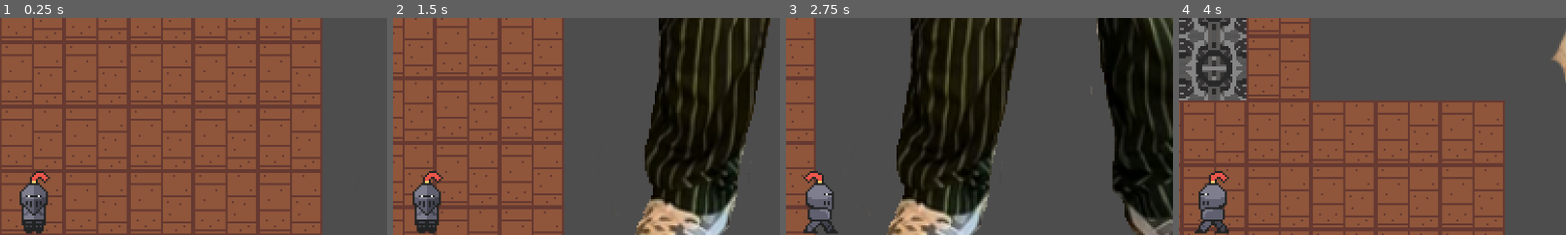
Above: before the commit, frames 1-4 (left to right).
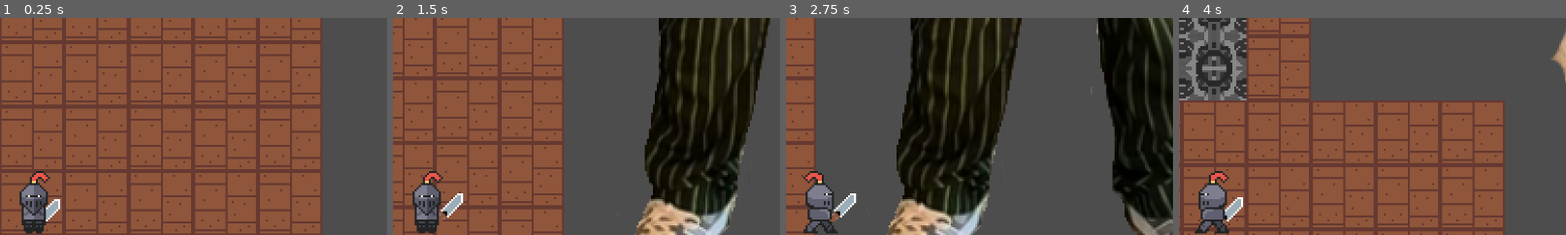
Above: after the commit, the same moments.

Repository: joshwilson1212/Game-Project-2025
Game: Godot game, scene res://Scene/Game.tscn
The game is run twice, just before and just after one commit, with the same random seed, the same clock (stepped at 60 frames per second) and the same inputs.
Inputs (mouse positions are % of the whole screen's width and height, from its top left):
- Up to frame 1 (0.25 s): no input
- Up to frame 2 (1.5 s): tap Enter at 0.5 s; move the mouse to (72, 45) at 0.52 s; hold D (move_right) 0.53-1.28 s; click (72, 45) at 0.6 s; move the mouse to (30, 55) at 1.27 s; hold S (move_down) from 1.28 s (still down); tap Space (dash) at 1.35 s
- Up to frame 3 (2.75 s): click (30, 55) at 1.55 s; move the mouse to (60, 28) at 2.02 s; release S (move_down) at 2.03 s; hold D (move_right) from 2.03 s (still down); click (60, 28) at 2.1 s
- Up to frame 4 (4 s): move the mouse to (45, 70) at 2.77 s; release D (move_right) at 2.78 s; hold W (move_up) 2.78-3.53 s; click (45, 70) at 2.85 s; move the mouse to (80, 65) at 3.52 s; hold A (move_left) from 3.53 s (still down); tap Space (dash) at 3.6 s; click (80, 65) at 3.8 s
The pictures show only the part of the screen within x 50-100%, y 0-50%; the shares and areas given below are measured in that part.

The runs differ from the first frame. In frame 1, 0.2% of the frame differs, in the area x 11-16%, y 83-94%; in frame 2, 0.4%; in frame 3, 0.4%, in the area x 11-19%, y 80-94%; in frame 4, 0.3%.

Commit message:
Added Sword
placeholder animation and attack code

Diff:
--- a/project-gamma/Scene/Player.tscn
+++ b/project-gamma/Scene/Player.tscn
@@ -1,7 +1,12 @@
-[gd_scene load_steps=19 format=3 uid="uid://dts6pa2db4qwv"]
+[gd_scene load_steps=22 format=3 uid="uid://dts6pa2db4qwv"]
 
 [ext_resource type="Script" uid="uid://do070i1x8x50q" path="res://Scripts/Player.gd" id="1_yx0hs"]
 [ext_resource type="Texture2D" uid="uid://dupdjxmjjbm6l" path="res://Assets/New_Piskel_25_15.png" id="2_3eeal"]
+[ext_resource type="Texture2D" uid="uid://c51cjp81g5352" path="res://Assets/Sprite-0003.png" id="2_jvxg0"]
+[ext_resource type="PackedScene" uid="uid://cacwu24giyva1" path="res://animation_player.tscn" id="3_mud5u"]
+
+[sub_resource type="RectangleShape2D" id="RectangleShape2D_jvxg0"]
+size = Vector2(25, 15)
 
 [sub_resource type="AtlasTexture" id="AtlasTexture_jvxg0"]
 atlas = ExtResource("2_3eeal")
@@ -159,9 +164,24 @@
 [node name="CharacterBody2D" type="CharacterBody2D"]
 script = ExtResource("1_yx0hs")
 
+[node name="Sprites" type="Node2D" parent="."]
+
+[node name="Sword" type="Sprite2D" parent="Sprites"]
+position = Vector2(10, 2)
+texture = ExtResource("2_jvxg0")
+
+[node name="sword hit" type="Area2D" parent="Sprites/Sword"]
+scale = Vector2(-1, -1)
+
+[node name="CollisionShape2D" type="CollisionShape2D" parent="Sprites/Sword/sword hit"]
+position = Vector2(-5, 1)
+shape = SubResource("RectangleShape2D_jvxg0")
+
+[node name="AnimationPlayer" parent="Sprites/Sword" instance=ExtResource("3_mud5u")]
+
 [node name="AnimatedSprite2D" type="AnimatedSprite2D" parent="."]
 sprite_frames = SubResource("SpriteFrames_q3xbo")
-animation = &"Walking up"
+animation = &"Right Idel"
 
 [node name="CollisionShape2D" type="CollisionShape2D" parent="."]
 position = Vector2(0, 2.5)
@@ -173,4 +193,5 @@
 
 [node name="Timer" type="Timer" parent="dashtimer"]
 
+[connection signal="area_entered" from="Sprites/Sword/sword hit" to="." method="_on_sword_hit_area_entered"]
 [connection signal="timeout" from="dashtimer" to="." method="_on_dashtimer_timeout"]
--- a/project-gamma/Scripts/Player.gd
+++ b/project-gamma/Scripts/Player.gd
@@ -4,15 +4,21 @@
 var SPEED = 100
 const JUMP_VELOCITY = -150
 var is_ready: bool = true
+@export var attacking = false;
+@onready var animated_sprite: AnimatedSprite2D = $AnimatedSprite2D
+@onready var animation = $Sprites/Sword/AnimationPlayer
+var idle_direction = "Down Idel"
 
-@onready var animated_sprite: AnimatedSprite2D = $AnimatedSprite2D
-
-var idle_direction = "Down Idel"
+#for sword
+func _process(delta):
+	if Input.is_action_just_pressed("Attack"):
+		attack()
 
 func _physics_process(delta: float) -> void:
 
 
 	var direction = Input.get_vector("move_left", "move_right", "move_up", "move_down",)
+
 	# Dash Code. Space key is the button for this
 	if Input.is_action_just_pressed("dash") and is_ready:
 		is_ready = false
@@ -47,3 +53,14 @@
 func _on_dashtimer_timeout():
 	is_ready = true
 	SPEED = 100
+
+#Sword Code
+func attack():
+	attacking = true
+	animation.play("Attack")
+
+
+func _on_sword_hit_area_entered(area):
+	if area.is_in_group("hurtbox"):
+		area.take_damage()
+# end of sword code
--- /dev/null
+++ b/project-gamma/animation_player.tscn
@@ -0,0 +1,48 @@
+[gd_scene load_steps=7 format=3 uid="uid://cacwu24giyva1"]
+
+[ext_resource type="Texture2D" uid="uid://bb26ibpj8muty" path="res://Assets/Sprite-0005.png" id="1_w4v6v"]
+[ext_resource type="Texture2D" uid="uid://c51cjp81g5352" path="res://Assets/Sprite-0003.png" id="2_1uthr"]
+[ext_resource type="Texture2D" uid="uid://dfrxx6bkq7deo" path="res://Assets/Sprite-0004.png" id="3_khti1"]
+
+[sub_resource type="Animation" id="Animation_3pik8"]
+resource_name = "Attack"
+length = 0.2
+tracks/0/type = "value"
+tracks/0/imported = false
+tracks/0/enabled = true
+tracks/0/path = NodePath("Sprites/Sword:texture")
+tracks/0/interp = 1
+tracks/0/loop_wrap = true
+tracks/0/keys = {
+"times": PackedFloat32Array(0, 0.0333333, 0.133333, 0.2),
+"transitions": PackedFloat32Array(1, 1, 1, 1),
+"update": 1,
+"values": [ExtResource("1_w4v6v"), ExtResource("2_1uthr"), ExtResource("3_khti1"), ExtResource("1_w4v6v")]
+}
+
+[sub_resource type="Animation" id="Animation_adgam"]
+length = 0.001
+tracks/0/type = "value"
+tracks/0/imported = false
+tracks/0/enabled = true
+tracks/0/path = NodePath("Sprites/Sword:texture")
+tracks/0/interp = 1
+tracks/0/loop_wrap = true
+tracks/0/keys = {
+"times": PackedFloat32Array(0),
+"transitions": PackedFloat32Array(1),
+"update": 1,
+"values": [ExtResource("2_1uthr")]
+}
+
+[sub_resource type="AnimationLibrary" id="AnimationLibrary_g1hv4"]
+_data = {
+&"Attack": SubResource("Animation_3pik8"),
+&"RESET": SubResource("Animation_adgam")
+}
+
+[node name="AnimationPlayer" type="AnimationPlayer"]
+root_node = NodePath("../../..")
+libraries = {
+&"": SubResource("AnimationLibrary_g1hv4")
+}
--- /dev/null
+++ b/project-gamma/default_bus_layout.tres
@@ -0,0 +1,14 @@
+[gd_resource type="AudioBusLayout" load_steps=2 format=3 uid="uid://bcm3ldypcmpaj"]
+
+[sub_resource type="AudioEffectRecord" id="AudioEffectRecord_j3pel"]
+resource_name = "Record"
+
+[resource]
+bus/1/name = &"New Bus"
+bus/1/solo = false
+bus/1/mute = false
+bus/1/bypass_fx = false
+bus/1/volume_db = 0.0
+bus/1/send = &"Master"
+bus/1/effect/0/effect = SubResource("AudioEffectRecord_j3pel")
+bus/1/effect/0/enabled = true
--- a/project-gamma/project.godot
+++ b/project-gamma/project.godot
@@ -42,6 +42,11 @@
 "events": [Object(InputEventKey,"resource_local_to_scene":false,"resource_name":"","device":-1,"window_id":0,"alt_press …(191 unchanged characters)…
 ]
 }
+Attack={
+"deadzone": 0.2,
+"events": [Object(InputEventMouseButton,"resource_local_to_scene":false,"resource_name":"","device":-1,"window_id":0,"alt_pressed":false,"shift_pressed":false,"ctrl_pressed":false,"meta_pressed":false,"button_mask":0,"position":Vector2(0, 0),"global_position":Vector2(0, 0),"factor":1.0,"button_index":1,"canceled":false,"pressed":false,"double_click":false,"script":null)
+]
+}
 
 [rendering]
 
Binary file added: project-gamma/Assets/Sprite-0003.png
Not shown, added: project-gamma/Assets/Sprite-0003.png.import
Binary file added: project-gamma/Assets/Sprite-0004.png
Not shown, added: project-gamma/Assets/Sprite-0004.png.import
Binary file added: project-gamma/Assets/Sprite-0005.png
Not shown, added: project-gamma/Assets/Sprite-0005.png.import
